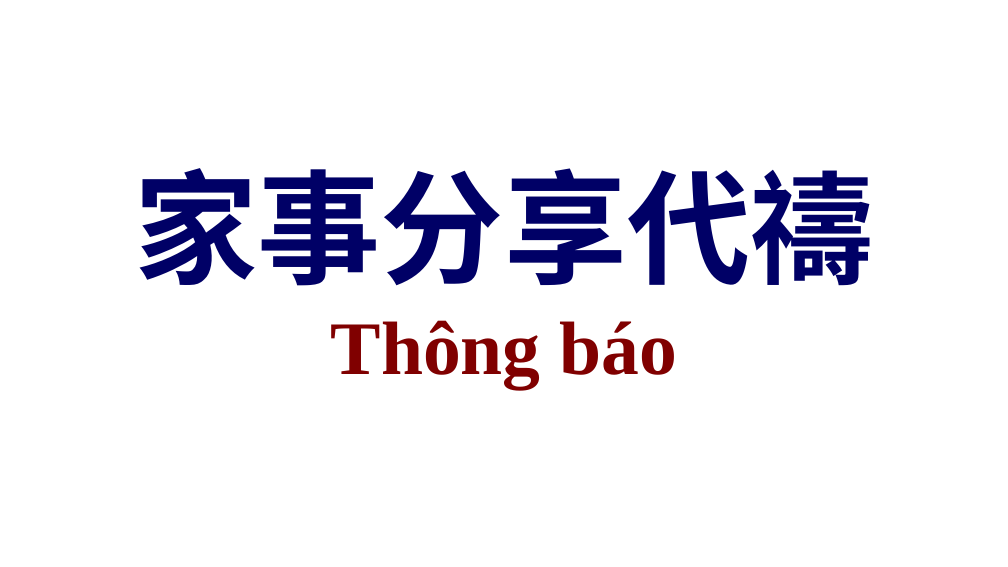
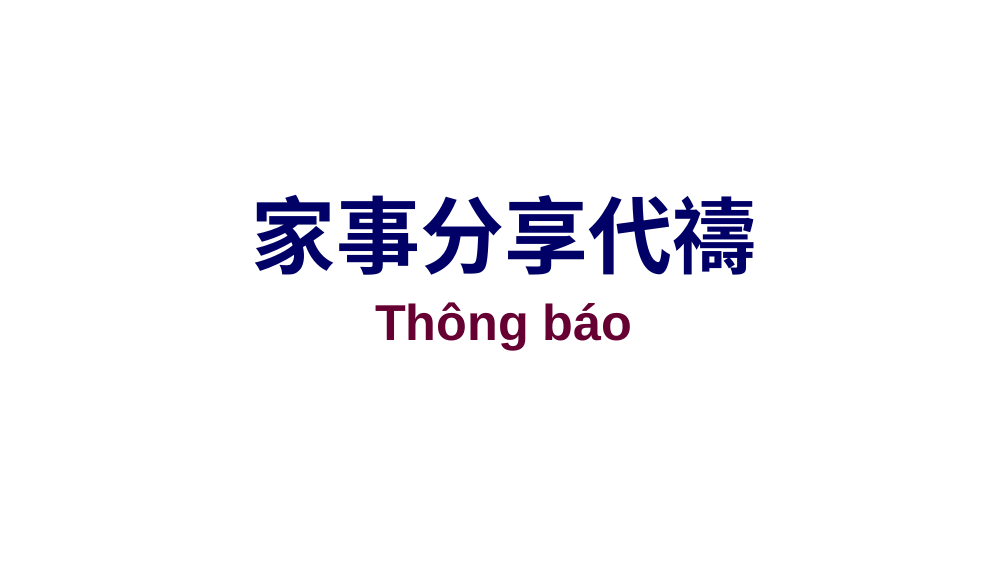
Before and after one commit to batisuoc/other-ppts, a slide deck: slide 16 of 聯合崇拜流程.pptx. Drawn at 1008x567 pixels with LibreOffice and Linux fonts; fonts in the diff are those of the drawing; background and template pictures are left out. Boxes give left, top, right and bottom in pixels: in the first picture for what was removed or moved away, otherwise in the second. Text is boxed around its words. In the diff, an @@ line names an element or a change of style, - is before the commit and + after.

```diff
--- a/聯合崇拜流程.pptx
+++ b/聯合崇拜流程.pptx
@@ title "家事分享代禱" moved from (x1=135, y1=168, x2=874, y2=286) to (x1=252, y1=195, x2=756, y2=275) @@
@@ title "家事分享代禱" at (x1=252, y1=195, x2=756, y2=275): size 88 to 60 pt @@
@@ text "Thông báo" moved from (x1=331, y1=320, x2=678, y2=389) to (x1=375, y1=302, x2=633, y2=350) @@
@@ text "Thông báo" at (x1=375, y1=302, x2=633, y2=350): size 54 to 36 pt, font Times New Roman to Arial, text colour #800000 to #660033 @@
```
Also in this commit, not shown: 22 other slides changed.
